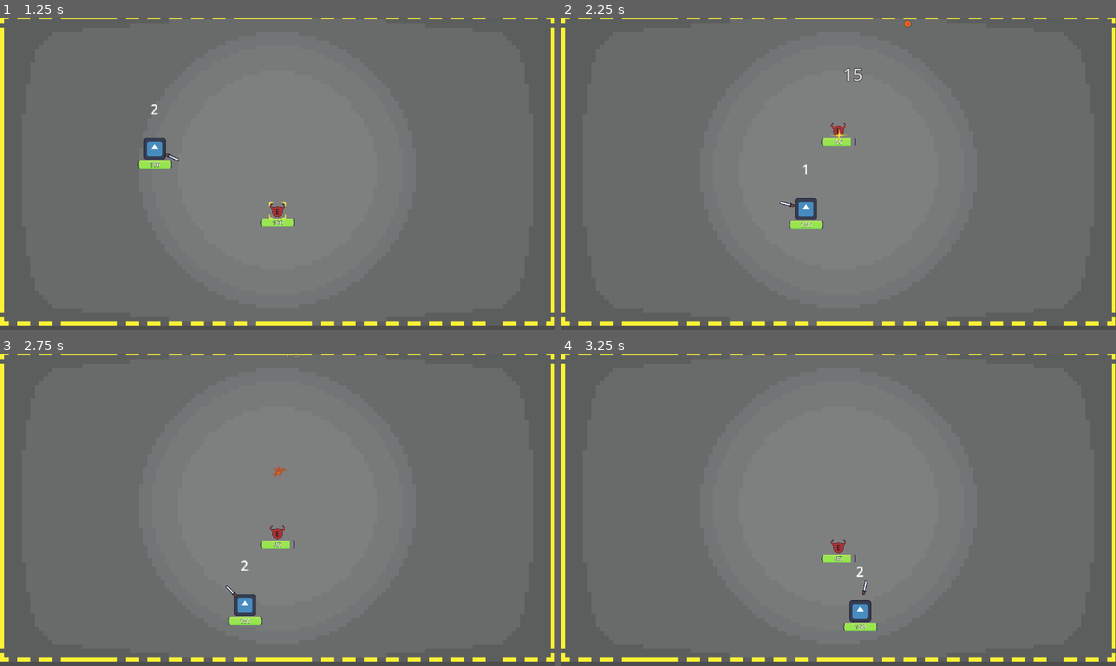
Above: before the commit, frames 1-4 (two rows, left to right).
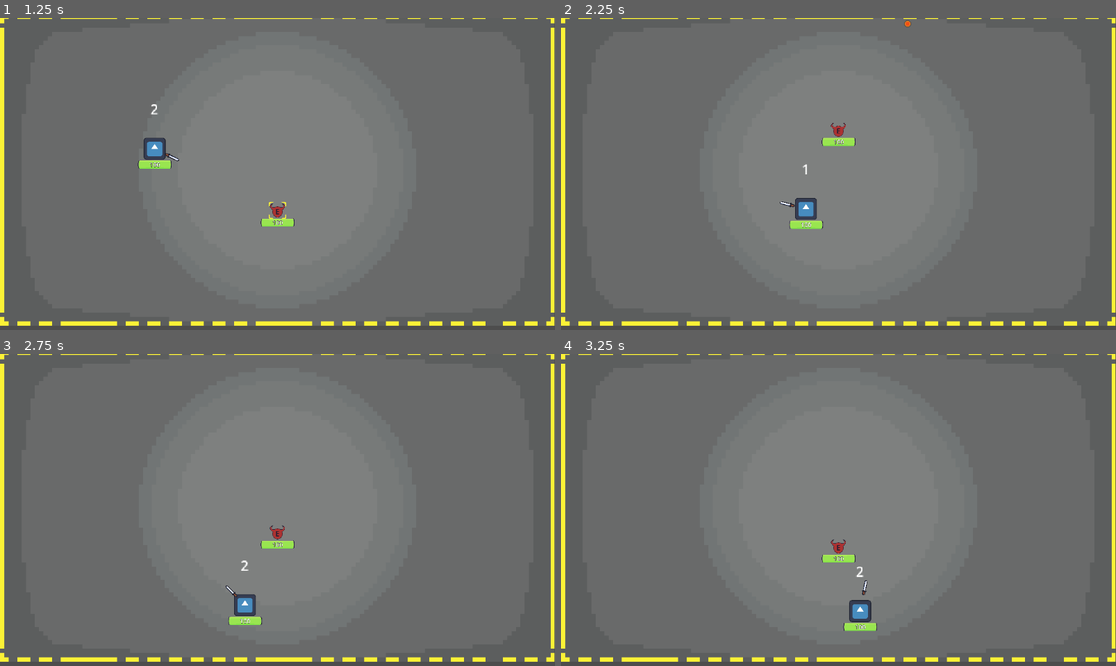
Above: after the commit, the same moments.

Repository: Darkcitrus/darkspracticegame-main
Game: Godot game, scene res://scenes/TestingArea.tscn
The game is run twice, just before and just after one commit, with the same random seed, the same clock (stepped at 60 frames per second) and the same inputs. The engine's default icon, where the game draws it, is replaced by a stand-in: a white triangle on a blue panel in a dark square.
Inputs (mouse positions are in pixels of both pictures, inside the frame that each line leads up to):
- Up to frame 1 (1.25 s): click "Play :)" at 0.5 s
- Up to frame 2 (2.25 s): tap Enter at 1.25 s; move the mouse to (838, 211) at 1.27 s; hold Right (ui_right) 1.28-2.03 s; hold E (ui_e) 1.28-2.03 s; click (838, 211) at 1.42 s; tap Space (ui_select) at 1.52 s; move the mouse to (727, 189) at 2.02 s; hold Down (ui_down) from 2.03 s (still down); tap Shift (dash) at 2.1 s
- Up to frame 3 (2.75 s): keep holding Down (ui_down); tap Space (ui_select) at 2.27 s; tap E (ui_e) at 2.3 s
- Up to frame 4 (3.25 s): move the mouse to (894, 441) at 2.77 s; release Down (ui_down) at 2.78 s; press the mouse at (894, 441) at 2.78 s; hold Right (ui_right) from 2.78 s (still down); tap E (ui_e) at 3.05 s

Frame 1 is identical in both runs. In frame 2, 0.1% of the frame differs, in the area x 48-55%, y 16-41%; in frame 3, less than 0.1%; in frame 4, less than 0.1%.

Commit message:
Adjust fireball cooldown settings and implement motion mode for player nodes

Diff:
--- a/scenes/TestingArea.tscn
+++ b/scenes/TestingArea.tscn
@@ -66,7 +66,11 @@
 [node name="Player" parent="GameWorld" instance=ExtResource("4_q43k7")]
 texture_filter = 5
 position = Vector2(-255, 0)
+motion_mode = 1
 platform_on_leave = 2
+
+[node name="PlayerAttack" parent="GameWorld/Player" index="1"]
+FIREBALL_COOLDOWN = 0.1
 
 [node name="DodgeRecovery" parent="GameWorld/Player" index="9"]
 one_shot = false
--- a/scenes/character_body_2d.tscn
+++ b/scenes/character_body_2d.tscn
@@ -21,6 +21,7 @@
 position = Vector2(318, 329)
 scale = Vector2(0.354, 0.354)
 input_pickable = true
+motion_mode = 1
 script = ExtResource("1_xyfxo")
 
 [node name="PlayerMovement" type="Node2D" parent="."]
@@ -28,6 +29,7 @@
 
 [node name="PlayerAttack" type="Node2D" parent="."]
 script = ExtResource("3_gsa3p")
+FIREBALL_COOLDOWN = 0.2
 
 [node name="PlayerHealth" type="Node2D" parent="."]
 script = ExtResource("4_ursou")
--- a/scripts/PlayerAttack.gd
+++ b/scripts/PlayerAttack.gd
@@ -2,10 +2,12 @@
 
 var player: Node = null
 var last_fireball_time: float = 0.0  # Track when the last fireball was fired
-const FIREBALL_COOLDOWN: float = 0.1  # 0.1 second cooldown between fireballs
+@export var FIREBALL_COOLDOWN: float = 0.2  # Cooldown between fireballs
 
 func initialize(player_node: Node):
 	player = player_node
+	# Print the actual cooldown value being used to validate it was set correctly
+	print("Fireball cooldown initialized to: ", FIREBALL_COOLDOWN)
 
 func _physics_process(delta):
 	if player:
@@ -157,7 +159,7 @@
 
 		# Check if cooldown has passed
 		if current_time - last_fireball_time >= FIREBALL_COOLDOWN:
-			# Make sure player exists
+						# Make sure player exists
 			if not is_instance_valid(player):
 				return
 
